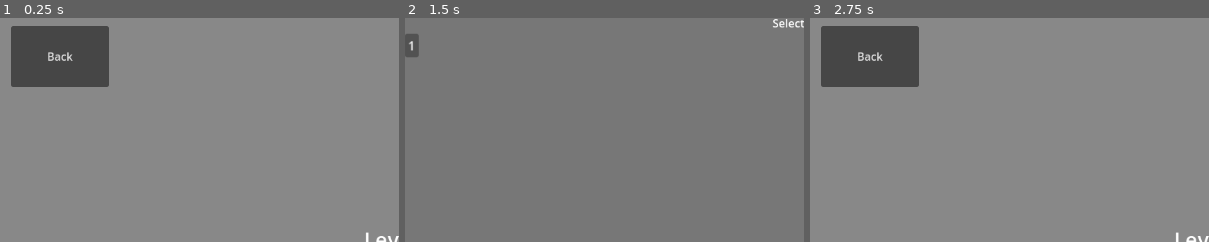
Above: before the commit, frames 1-3 (left to right).
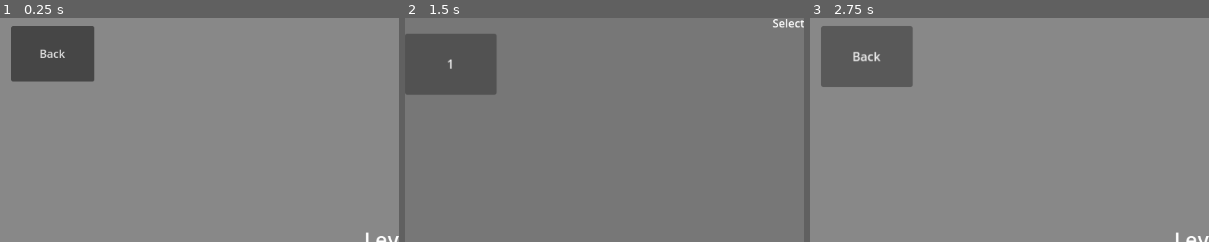
Above: after the commit, the same moments.

Repository: moaatt2/My-First-Game
Game: Godot game, scene res://levels/level_1.tscn
Same seed, same stepped clock (60 frames per second), same inputs: the game is played once before the commit and once after it. This scene is started directly instead of the project's main scene.
Inputs (mouse positions are % of the whole screen's width and height, from its top left):
- Up to frame 1 (0.25 s): no input
- Up to frame 2 (1.5 s): tap Enter at 0.5 s; move the mouse to (72, 45) at 0.52 s; hold D (move_right) 0.53-1.25 s; tap Shift (dash) at 0.6 s; tap Space (jump) at 0.77 s; click "Back" at 1.25 s
- Up to frame 3 (2.75 s): click "1" at 2 s
The pictures show only the part of the screen within x 0-50%, y 1-51%; the shares and areas given below are measured in that part.

The runs differ from the first frame. In frame 1, 1.8% of the frame differs, in the area x 2-28%, y 3-31%; in frame 2, 5.9%, in the area x 0-23%, y 7-35%; in frame 3, 0.7%.

Commit message:
Set a standard size for the button.

Diff:
--- a/gui/level_button.tscn
+++ b/gui/level_button.tscn
@@ -3,8 +3,9 @@
 [ext_resource type="Script" uid="uid://b0ig0h1c2b6n2" path="res://gui/level_button.gd" id="1_h0abv"]
 
 [node name="LevelButton" type="Button"]
-offset_right = 141.0
-offset_bottom = 88.0
+custom_minimum_size = Vector2(120, 80)
+offset_right = 120.0
+offset_bottom = 80.0
 text = "Level 1"
 script = ExtResource("1_h0abv")
 
--- a/levels/level_1.tscn
+++ b/levels/level_1.tscn
@@ -21,7 +21,7 @@
 [node name="BackButton" parent="." instance=ExtResource("1_vn7o3")]
 offset_left = 16.0
 offset_top = 16.0
-offset_right = 157.0
-offset_bottom = 104.0
+offset_right = 136.0
+offset_bottom = 96.0
 text = "Back"
 level_path = "uid://ddcb3d6iub6se"
